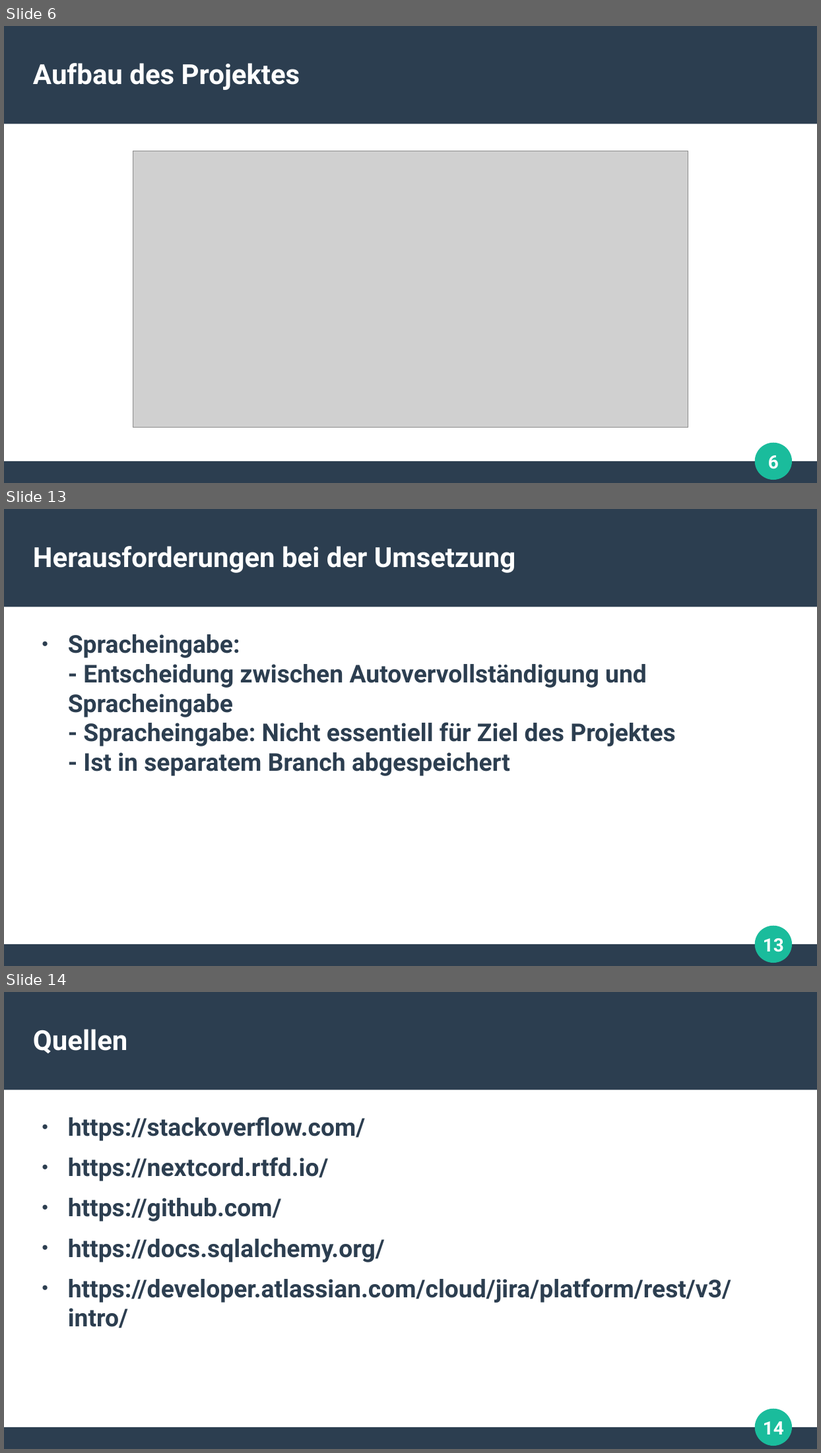
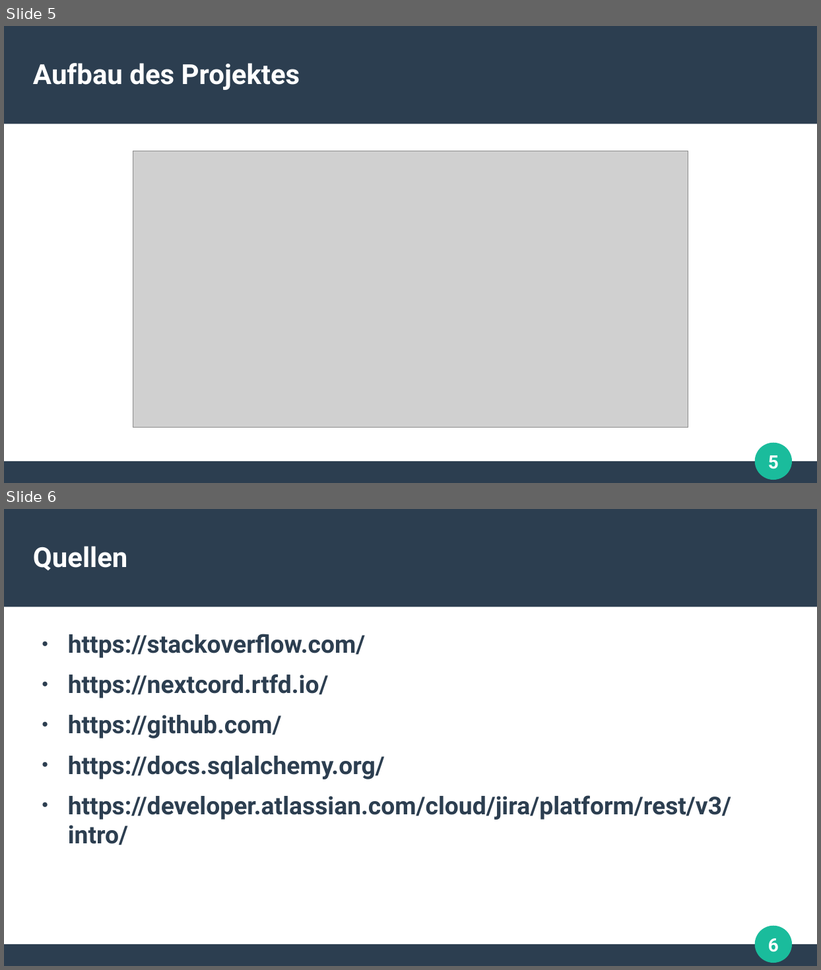
Before and after one commit to ARez2/Cordic, a slide deck: docs/Präsi_SRZ_Preis.odp. Shown one above the other, each under a label of ours: slides 6, 13 and 14 before the commit, slides 5 and 6 after it; the slides between them are not shown. The pictures are 821x1453 and 821x970 pixels, drawn with LibreOffice and Linux fonts; fonts in the diff are those of the drawing; grey boxes stand for pictures. Boxes give left, top, right and bottom in pixels: in the first picture for what was removed or moved away, otherwise in the second. Text is boxed around its words. In the diff, an @@ line names an element or a change of style, - is before the commit and + after.

```diff
--- a/docs/Präsi_SRZ_Preis.odp
+++ b/docs/Präsi_SRZ_Preis.odp
@@ slide 13 removed at (4, 509, 817, 966), background #FFFFFF; not listed: 4 template elements that a slide beside it also shows @@
@@ title removed at (33, 546, 516, 573) @@
-Herausforderungen bei der Umsetzung
@@ text removed at (68, 634, 676, 776) @@
-● Spracheingabe:
-  - Entscheidung zwischen Autovervollständigung und Spracheingabe
-  - Spracheingabe: Nicht essentiell für Ziel des Projektes
-  - Ist in separatem Branch abgespeichert
@@ what was slide 6 is now slide 5 @@
@@ page number at (768, 456, 779, 470): text changed @@
-6
+5
@@ what was slide 14 is now slide 6 @@
@@ page number at (768, 939, 779, 953): text changed @@
-14
+6
```
Also in this commit, not shown: 7 other slides removed.
